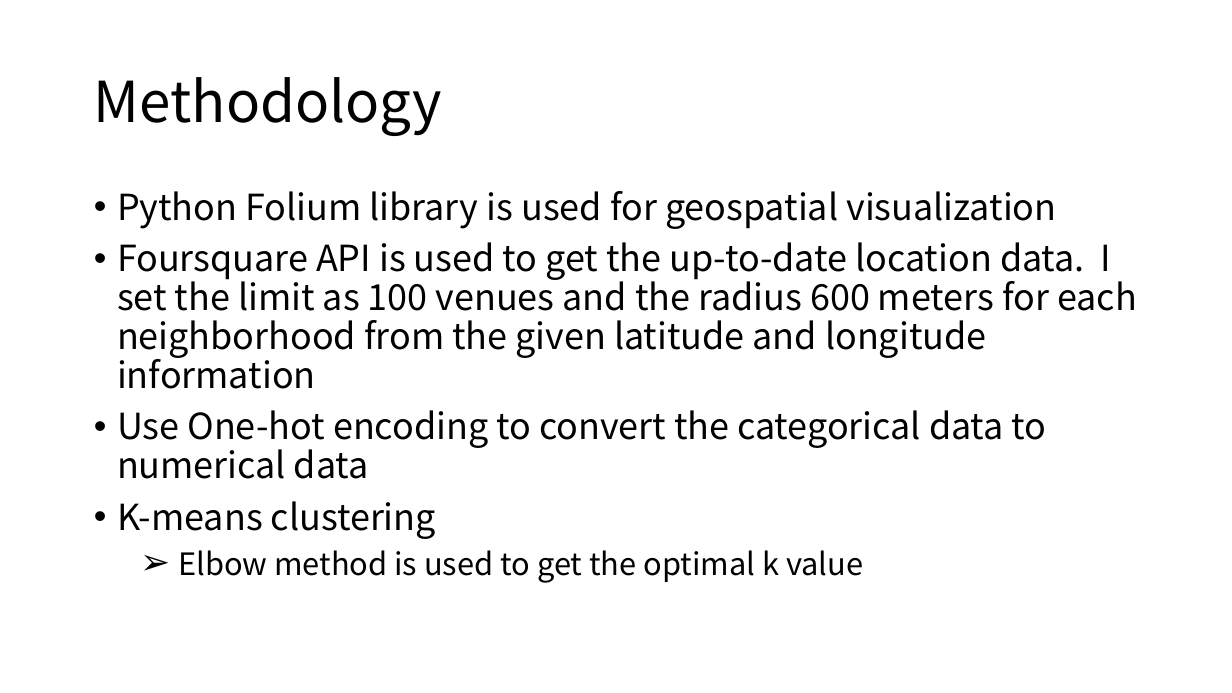
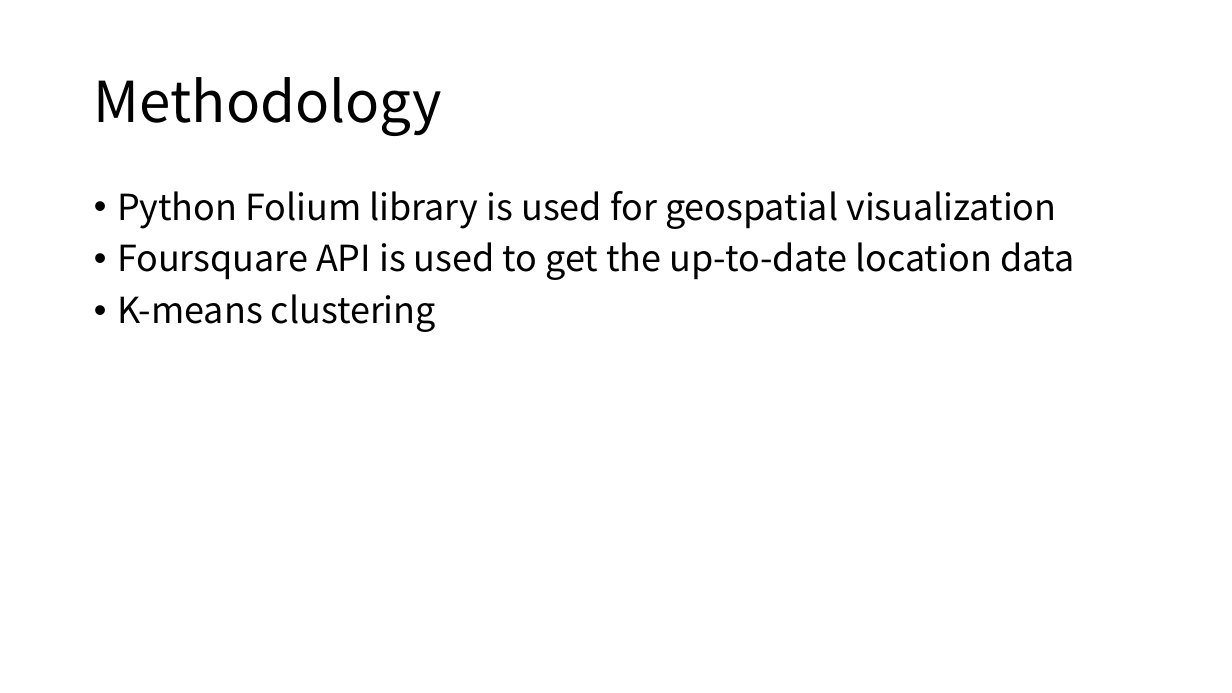
Before and after one commit to lynn-GH/Coursera_Capstone, a slide deck: slide 5 of RetailRentalPricevsVenueofSanDiego.pptx. Drawn at 1232x693 pixels with LibreOffice and Linux fonts; fonts in the diff are those of the drawing. Boxes give left, top, right and bottom in pixels: in the first picture for what was removed or moved away, otherwise in the second. Text is boxed around its words. In the diff, an @@ line names an element or a change of style, - is before the commit and + after.

```diff
--- a/RetailRentalPricevsVenueofSanDiego.pptx
+++ b/RetailRentalPricevsVenueofSanDiego.pptx
@@ text at [117, 242, 1075, 280]: text changed @@
-• Foursquare API is used to get the up-to-date location data. I set the limit as 100 venues and the radius 600 meters for each neighborhood from the given latitude and longitude information
-• Use One-hot encoding to convert the categorical data to numerical data
+• Foursquare API is used to get the up-to-date location data
@@ text at [178, 550, 863, 583]: paragraph removed @@
-  ➢ Elbow method is used to get the optimal k value
```
Also in this commit, not shown: 6 other slides changed, 1 slide added, 1 slide removed.
